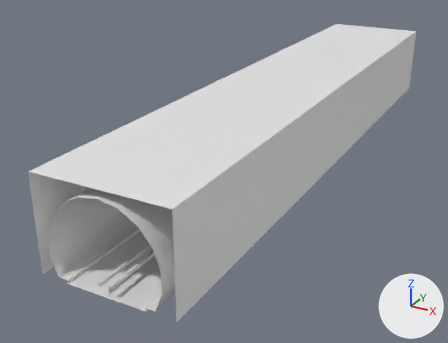
What one commit did to the OBJ model Resources/Meshes/Tunnel_Pavement.obj.
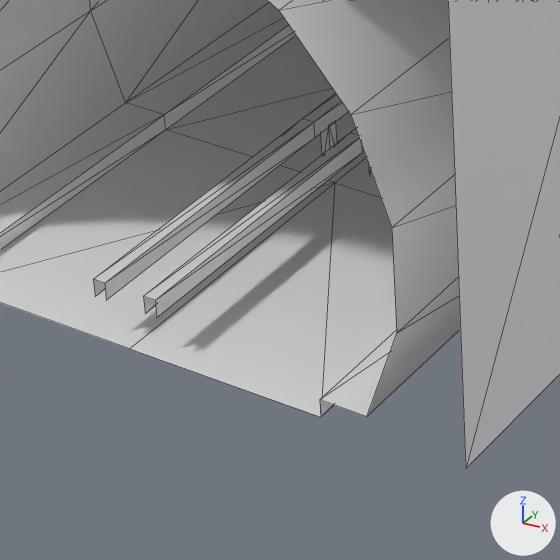
Each version is shown whole from a 50 mm camera at (25.2, -60.3, 25.7) aimed at (-4.9, -5.5, -1.7), then close up on the part from 17% to 44% of the width and 65% to 100% of the height. Lighting does not change. The marker at lower right points along +X, +Y and +Z. The close-ups show mesh edges as thin lines. Where no turn or scale is listed for an object, it has been applied to the vertices.

Names of what the first close-up shows: 'Tunnel_Pavement'.
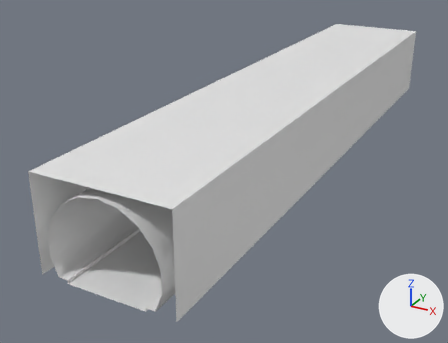
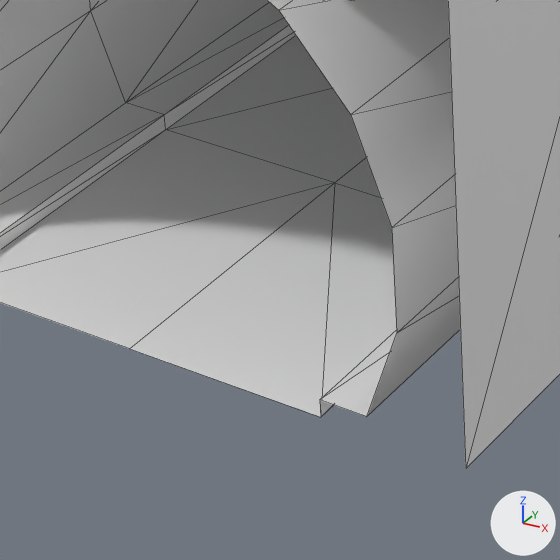
Where the change shows, as pixel boxes (x1, y1, x2, y2) in the close-ups (560 x 560 px):
```json
{"part": 1, "of": "me_tunnel_pavement", "change": "deleted", "before": [93, 93, 374, 317]}
```

The change, as JSON lines over the scene's bpy script:
```json
{"block": "me_tunnel_pavement", "where": "# used by ob_tunnel_pavement; location = (0.0, 0.0, 0.0)"}
{"op": "remove", "block": "me_tunnel_pavement", "code": "me_tunnel_pavement.from_pydata(...)  # 486 vertices, 744 faces; spans x -6.0..6.0, y -32.0..32.0, z -0.3..8.2"}
{"op": "add", "block": "me_tunnel_pavement", "code": "me_tunnel_pavement.from_pydata(...)  # 286 vertices, 504 faces; spans x -6.0..6.0, y -32.0..32.0, z -0.3..8.2"}
{"block": "me_tunnel_pavement", "change": "me_tunnel_pavement part 1: 14 loose pieces with 200 vertices, spanning x -0.6..0.6, y -32.0..32.0, z -0.3..0.8, are deleted"}
```
